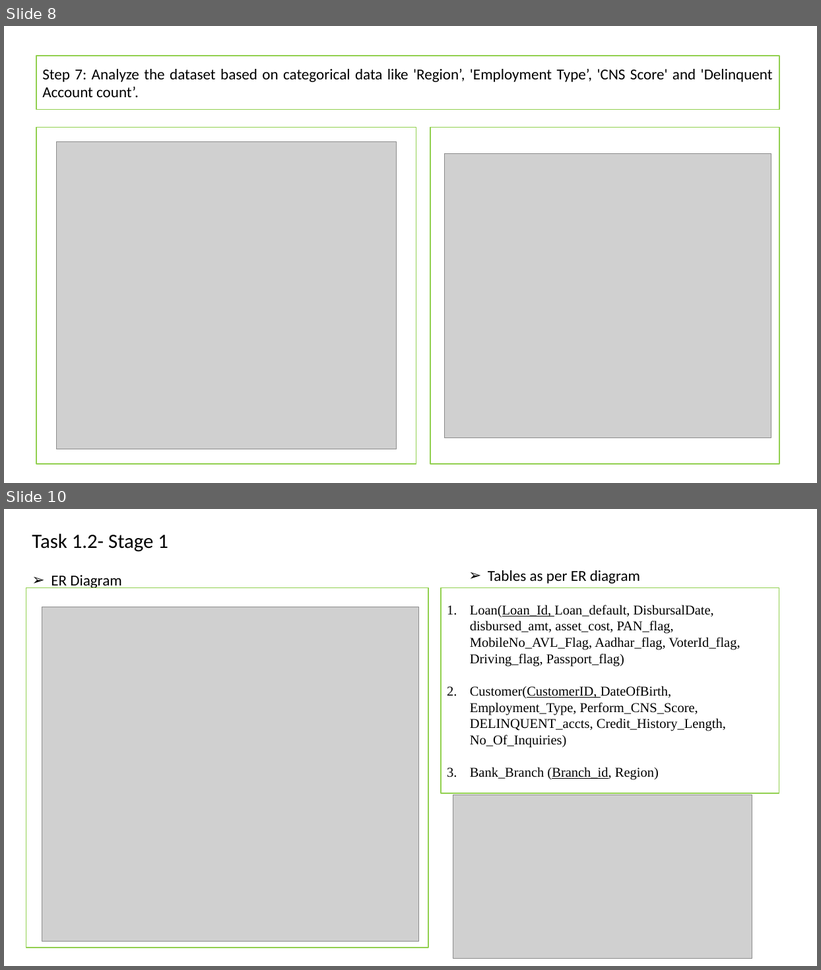
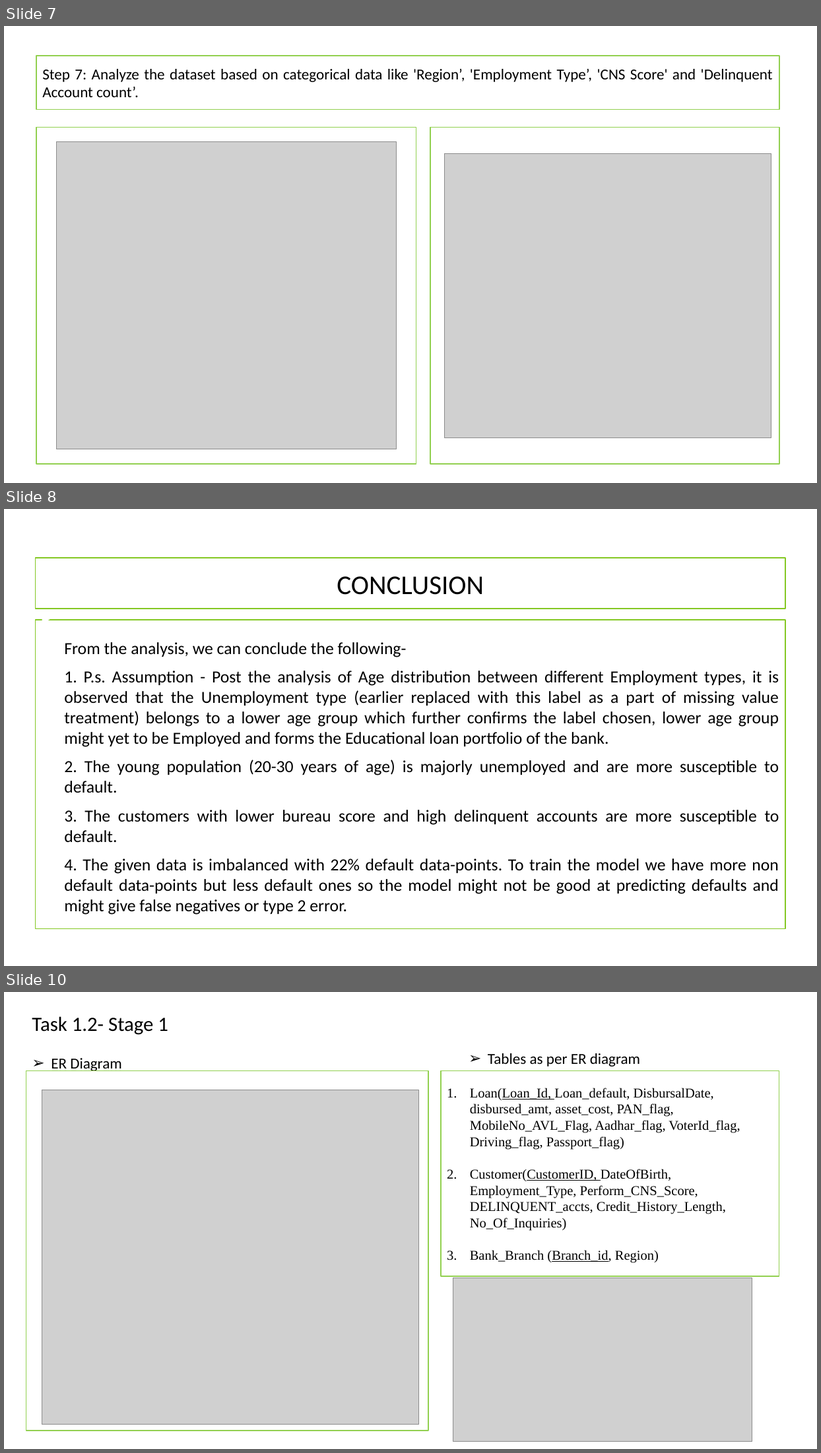
Before and after one commit to duttashubhaditya/USIAIACADEMY1, a slide deck: Assignments/Capstone/Checkpoint 1/Checkpoint_1_Batch_I_Group_5.pptx. Shown one above the other, each under a label of ours: slides 8 and 10 before the commit, slides 7, 8 and 10 after it; the slides between them are not shown. The pictures are 821x970 and 821x1453 pixels, drawn with LibreOffice and Linux fonts; fonts in the diff are those of the drawing; grey boxes stand for pictures. Boxes give left, top, right and bottom in pixels: in the first picture for what was removed or moved away, otherwise in the second. Text is boxed around its words. In the diff, an @@ line names an element or a change of style, - is before the commit and + after.

```diff
--- a/Assignments/Capstone/Checkpoint 1/Checkpoint_1_Batch_I_Group_5.pptx
+++ b/Assignments/Capstone/Checkpoint 1/Checkpoint_1_Batch_I_Group_5.pptx
@@ slide 8 added at (x1=4, y1=509, x2=817, y2=966), background #FFFFFF; not listed: 5 template elements that a slide beside it also shows @@
@@ text added at (x1=35, y1=559, x2=786, y2=609), outline #84C823 1.5 pt, 32 pt, text #000000 @@
+CONCLUSION
@@ title added at (x1=35, y1=557, x2=90, y2=558), 20 pt, text #FFFFFF @@
+CCOCC
@@ text added at (x1=35, y1=620, x2=786, y2=929), outline #84C823 1.5 pt, 20 pt, text #000000 @@
+▶ From the analysis, we can conclude the following-
+1. 1. P.s. Assumption - Post the analysis of Age distribution between different Employment types, it is observed that the Unemployment type (earlier replaced with this label as a part of missing value treatment) belongs to a lower age group which further confirms the label chosen, lower age group might yet to be Employed and forms the Educational loan portfolio of the bank.
+2. 2. The young population (20-30 years of age) is majorly unemployed and are more susceptible to default.
+3. 3. The customers with lower bureau score and high delinquent accounts are more susceptible to default.
+4. 4. The given data is imbalanced with 22% default data-points. To train the model we have more non default data-points but less default ones so the model might not be good at predicting defaults and might give false negatives or type 2 error.
@@ what was slide 8 is now slide 7 @@
```
Also in this commit, not shown: 9 slides changed, 1 other slide added, 2 slides removed.
